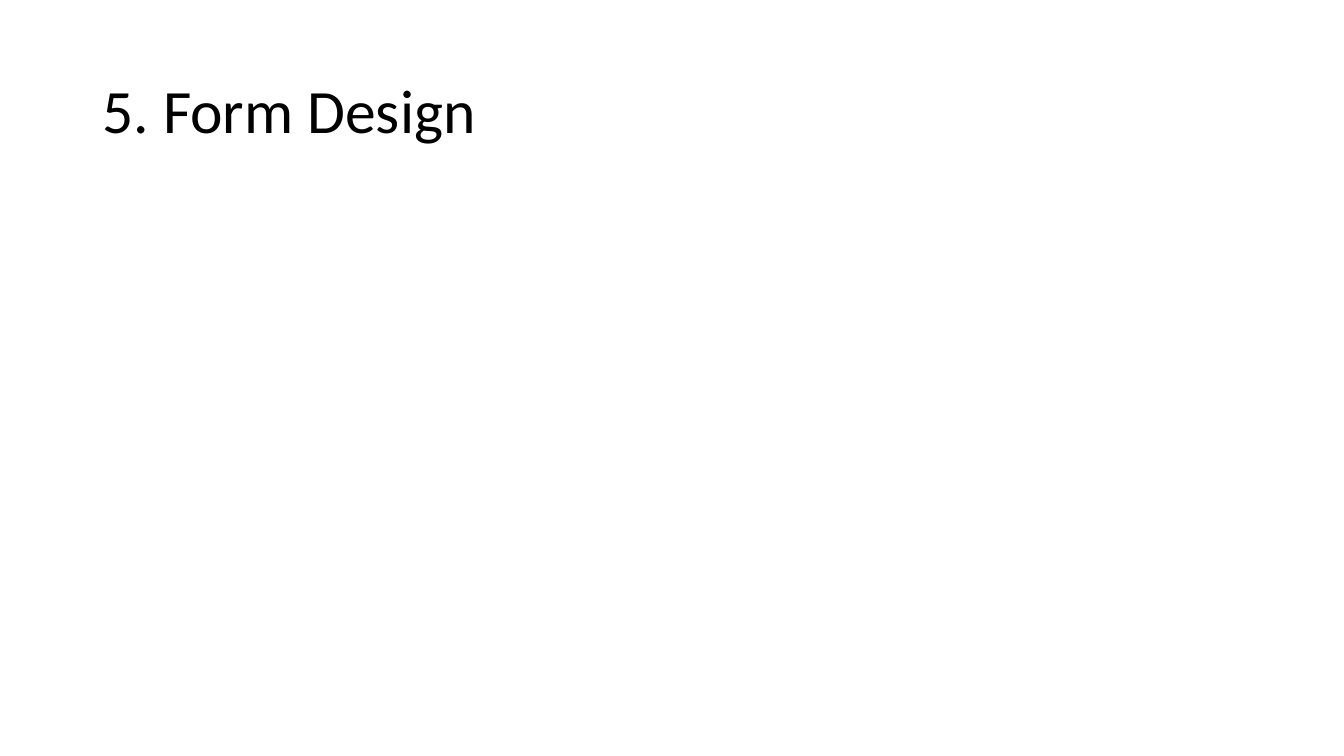
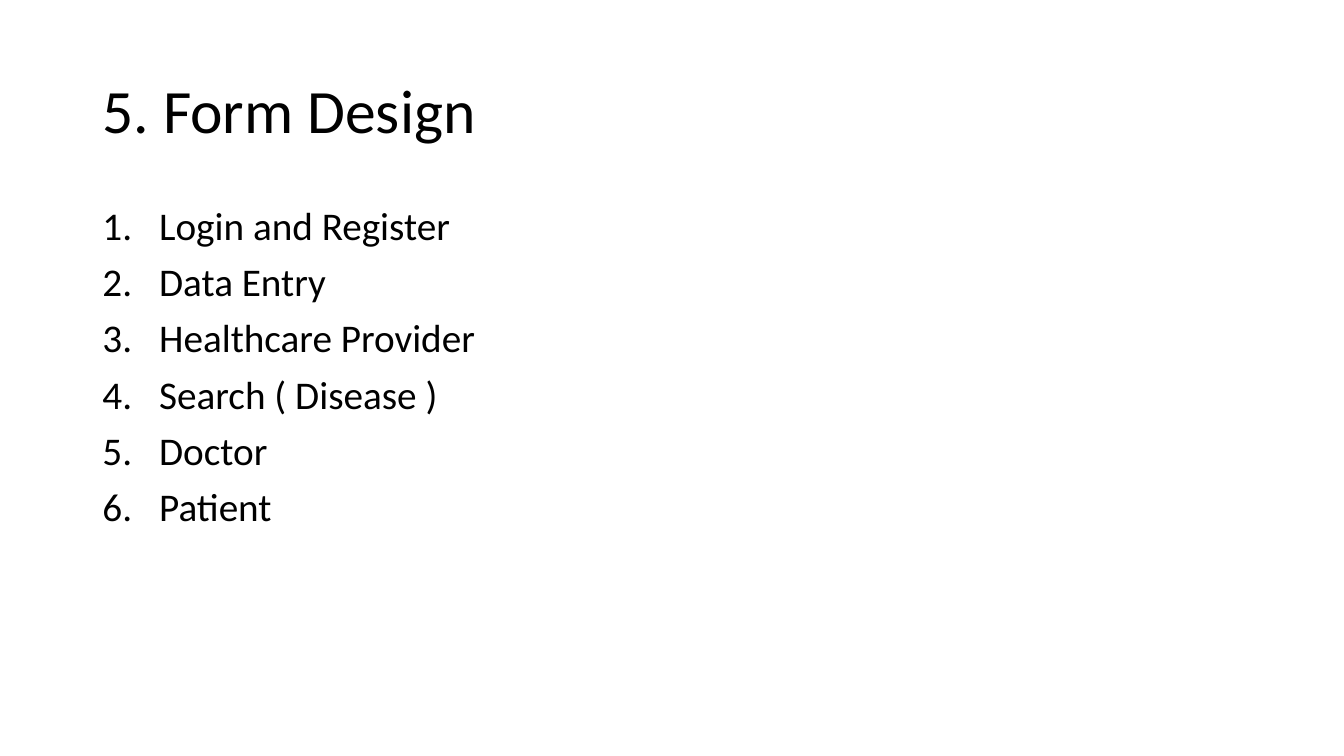
Before and after one commit to BanlyTong/java-project, a slide deck: slide 7 of Slide/Healthcare Service.pptx (slide 8 before the commit). Drawn at 1344x756 pixels with LibreOffice and Linux fonts; fonts in the diff are those of the drawing. Boxes give left, top, right and bottom in pixels: in the first picture for what was removed or moved away, otherwise in the second. Text is boxed around its words. In the diff, an @@ line names an element or a change of style, - is before the commit and + after.

Commit message:
Update slide

```diff
--- a/Slide/Healthcare Service.pptx
+++ b/Slide/Healthcare Service.pptx
@@ text added at (159, 212, 475, 522), 28 pt, text #000000 @@
+1. Login and Register
+2. Data Entry
+3. Healthcare Provider
+4. Search ( Disease )
+5. Doctor
+6. Patient
```
Also in this commit, not shown: 4 other slides changed, 1 slide removed.
